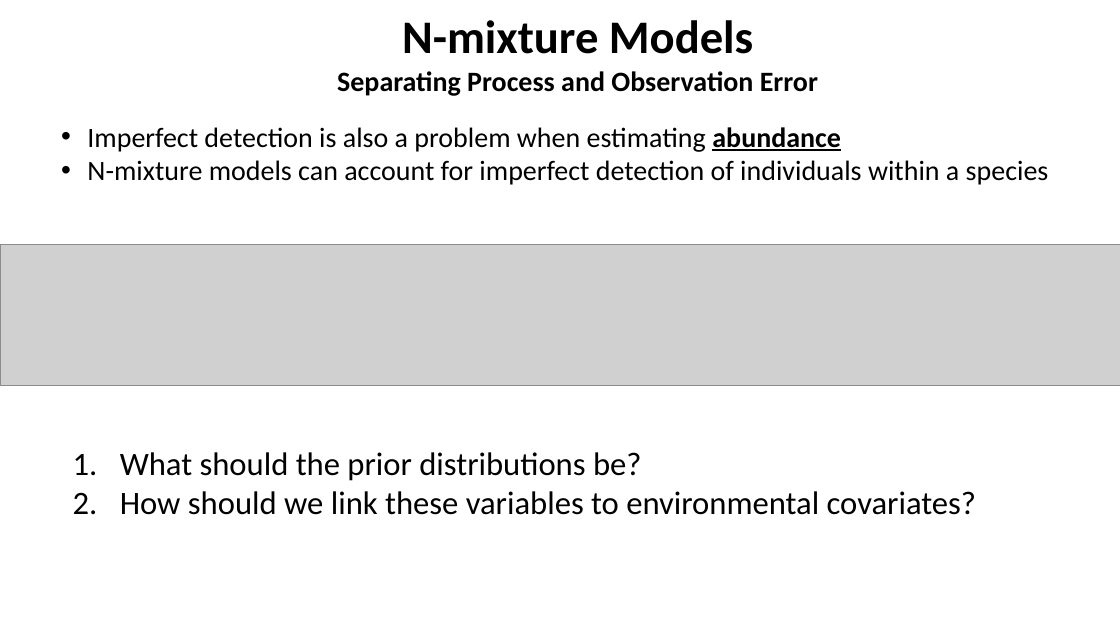
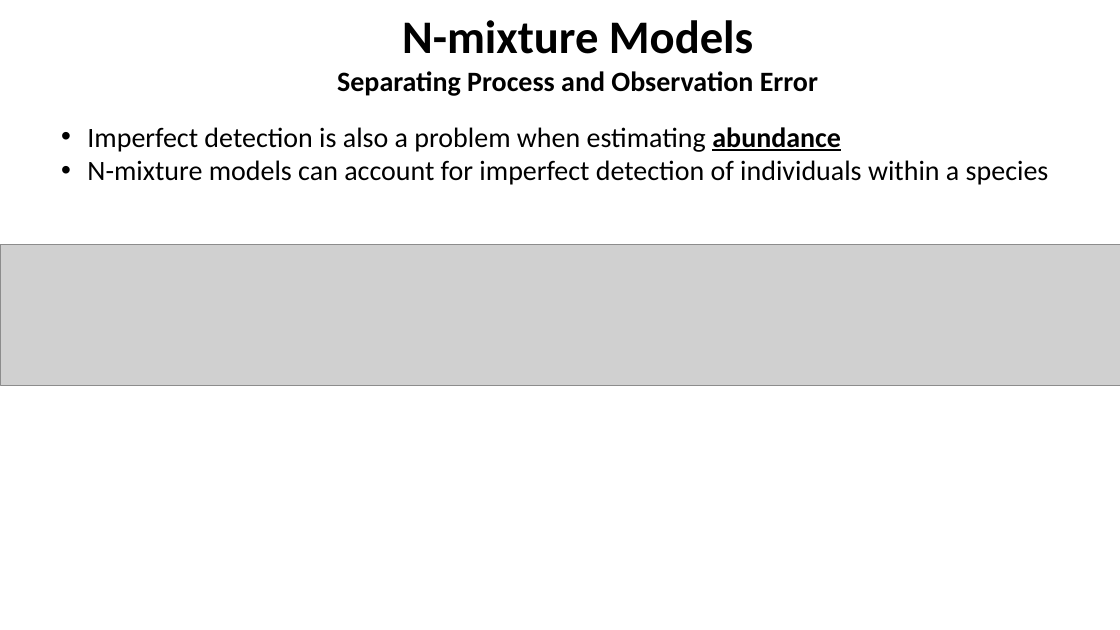
Before and after one commit to taaltree/FW536, a slide deck: slide 24 of Day5_BayesII/FW536_Day5_BayesII.pptx (slide 23 before the commit). Drawn at 1120x630 pixels with LibreOffice and Linux fonts; fonts in the diff are those of the drawing; grey boxes stand for pictures. Boxes give left, top, right and bottom in pixels: in the first picture for what was removed or moved away, otherwise in the second. Text is boxed around its words. In the diff, an @@ line names an element or a change of style, - is before the commit and + after.

```diff
--- a/Day5_BayesII/FW536_Day5_BayesII.pptx
+++ b/Day5_BayesII/FW536_Day5_BayesII.pptx
@@ text removed at box(120, 452, 976, 515) @@
-1. What should the prior distributions be?
-2. How should we link these variables to environmental covariates?
```
Also in this commit, not shown: 6 other slides changed, 3 slides added, 2 slides removed, 4 other files.
